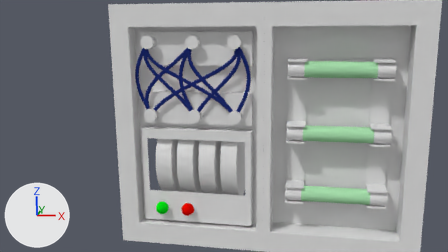
What one commit did to the Blender file Assets/models/house/floor02/bedroom_sw/puzzles/puzzle01.blend.
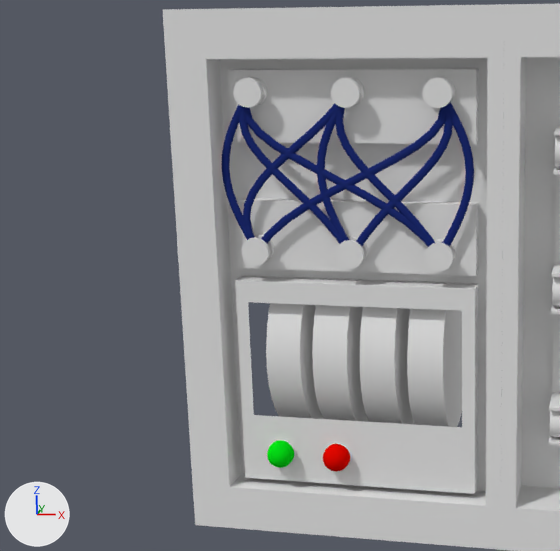
Each version appears first from the file's camera 'Camera', and next in a close-up on the part from 8% to 65% of the width and 0% to 100% of the height. Lighting does not change. The marker at lower left points along +X, +Y and +Z.

The scene before the commit, as lines of its bpy script (objects in view):
```python
ob_dial_000 = bpy.data.objects.new('dial.000', me_cylinder_027)
ob_dial_000.location = (-0.837, 0.209, -0.308)
ob_wire_000 = bpy.data.objects.new('wire.000', me_mesh_008)
ob_wire_000.location = (-0.926, -0.127, 0.705)
ob_wire_001 = bpy.data.objects.new('wire.001', me_mesh_007)
ob_wire_001.location = (-0.926, -0.127, 0.705)
ob_wire_002 = bpy.data.objects.new('wire.002', me_mesh)
ob_wire_002.location = (-0.926, -0.127, 0.705)
ob_wire_003 = bpy.data.objects.new('wire.003', me_mesh_002)
ob_wire_003.location = (-0.234, -0.127, 0.705)
ob_wire_004 = bpy.data.objects.new('wire.004', me_mesh_001)
ob_wire_004.location = (-0.234, -0.127, 0.705)
ob_wire_005 = bpy.data.objects.new('wire.005', me_mesh_003)
ob_wire_005.location = (-0.234, -0.127, 0.705)
ob_wire_006 = bpy.data.objects.new('wire.006', me_mesh_006)
ob_wire_006.location = (-0.56, -0.127, 0.705)
ob_wire_007 = bpy.data.objects.new('wire.007', me_mesh_004)
ob_wire_007.location = (-0.56, -0.127, 0.705)
# also in view: 'case_outer' at (0.0, 0.0, 0.0); 'bulb.000' at (-0.862, -0.172, -0.681); 'wire_posts.003' at (-0.926, -0.127, 0.121); 'wire_posts.000' at (-0.926, -0.127, 0.705); 'dial.001' at (-0.655, 0.209, -0.308)
```
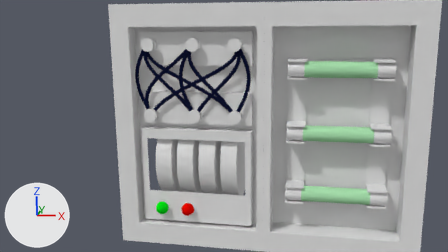
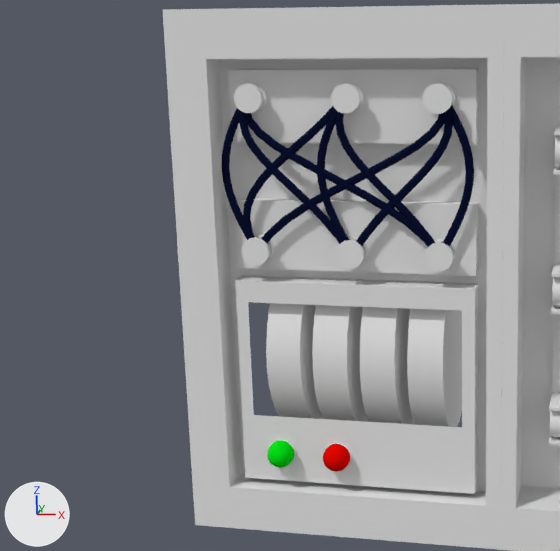
What differs and where, as boxes [x1, y1, x2, y2] in the close-ups (560 x 551 px):
'wire.003', recoloured
    both: [261, 106, 445, 244]
'wire.002', recoloured
    both: [244, 107, 431, 247]
'wire.004', recoloured
    both: [356, 106, 453, 246]
'wire.006', recoloured
    both: [243, 103, 338, 238]
'wire.005', recoloured
    both: [442, 102, 474, 247]
'wire.007', recoloured
    both: [335, 107, 435, 244]
'wire.001', recoloured
    both: [239, 106, 343, 244]
'wire_posts.000', moved
    before: [233, 77, 267, 108]
    after: [234, 83, 267, 113]
'wire_posts.001', moved
    before: [331, 77, 364, 108]
    after: [331, 83, 364, 114]
'wire.000', recoloured
    both: [222, 104, 250, 240]
'wire_posts.002', moved
    before: [422, 77, 455, 108]
    after: [422, 82, 455, 114]
'wire.008', recoloured
    both: [317, 106, 349, 242]

The change in detail:
Material 'wires01' (mat_wires01) changes colour from dark blue #1f2d73 to dark blue #0d1330; in linear values from (0.0139, 0.0264, 0.173) to (0.00402, 0.00651, 0.0296).
Object 'wire_posts.001' (ob_wire_posts_001) moves from (-0.563, -0.127, 0.705) to (-0.563, -0.127, 0.685).
Object 'wire_posts.002' (ob_wire_posts_002) moves from (-0.233, -0.127, 0.705) to (-0.233, -0.127, 0.685).
Object 'wire_posts.000' (ob_wire_posts_000) moves from (-0.926, -0.127, 0.705) to (-0.926, -0.127, 0.685).
